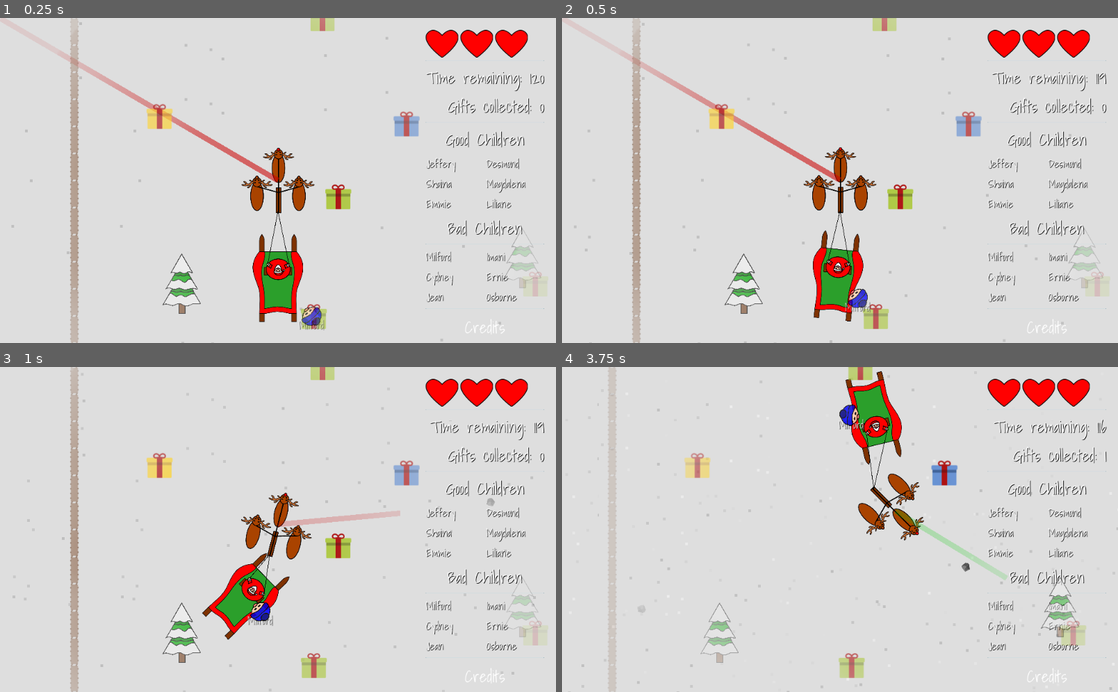
Above: before the commit, frames 1-4 (two rows, left to right).
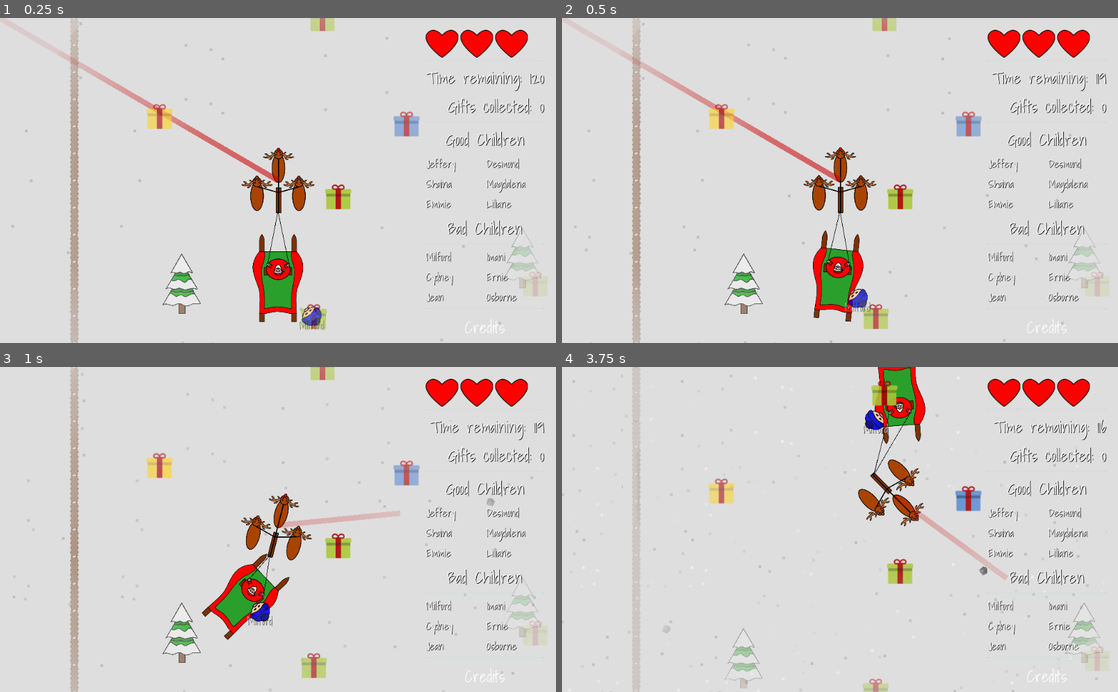
Above: after the commit, the same moments.

Repository: GameDrivenDesign/SebastHolyWandarousChristmasGame
Game: Godot game, scene res://scenes/world/world.tscn
The game is run twice, just before and just after one commit, with the same random seed, the same clock (stepped at 60 frames per second) and the same inputs. Sound files missing from this copy of the repository are replaced by a short silence.
Inputs (mouse positions are in pixels of both pictures, inside the frame that each line leads up to):
- Up to frame 1 (0.25 s): no input
- Up to frame 2 (0.5 s): no input
- Up to frame 3 (1 s): move the mouse to (400, 513) at 0.52 s; hold Right (right) from 0.53 s (still down); hold Right mouse button (coal_projectile) from 0.53 s (still down)
- Up to frame 4 (3.75 s): move the mouse to (728, 545) at 1.27 s; release Right (right) at 1.28 s; release Right mouse button (coal_projectile) at 1.28 s; hold Down (down) 1.28-2.03 s; right-click (728, 545) at 1.35 s; move the mouse to (895, 458) at 2.02 s; hold Right (right) 2.03-2.78 s; hold Ctrl (coal_projectile_full_auto_modifier) 2.03-2.78 s; right-click (895, 458) at 2.3 s; move the mouse to (812, 594) at 2.77 s; hold Up (up) 2.78-3.53 s; click (812, 594) at 2.85 s; right-click (812, 594) at 3.05 s; move the mouse to (1006, 578) at 3.52 s; hold Left (left) from 3.53 s (still down); hold Right mouse button (coal_projectile) from 3.53 s (still down)

Frame 1 is identical in both runs. In frame 2, 0.1% of the frame differs, in the area x 22-55%, y 21-94%; in frame 3, 1.1%; in frame 4, 12%, in the area x 0-100%, y 0-100%.

Commit message:
kids make sounds when they die

Diff:
--- a/scenes/dumb_kid/dumb_kid.gd
+++ b/scenes/dumb_kid/dumb_kid.gd
@@ -52,6 +52,8 @@
 			var collision_point = collision_info.position
 			var speed = (collision_info.collider_velocity - velocity).length()
 			if speed >= deadly_speed:
+				$aua.pitch_scale = (randi() % 5) * 0.2 + $aua.pitch_scale
+				$aua.playing = true
 				$collision_shape.disabled = true
 				$placeholder_rect.color = Color(0.8, 0, 0)
 				alive = false
--- a/scenes/dumb_kid/dumb_kid.tscn
+++ b/scenes/dumb_kid/dumb_kid.tscn
@@ -1,15 +1,16 @@
-[gd_scene load_steps=5 format=2]
+[gd_scene load_steps=6 format=2]
 
 [ext_resource path="res://scenes/dumb_kid/dumb_kid.gd" type="Script" id=1]
 [ext_resource path="res://fonts/font20.tres" type="DynamicFont" id=2]
 [ext_resource path="res://scenes/dumb_kid/kid_blue.svg" type="Texture" id=3]
+[ext_resource path="res://scenes/dumb_kid/aua.ogg" type="AudioStream" id=4]
 
 [sub_resource type="RectangleShape2D" id=1]
 
 custom_solver_bias = 0.0
 extents = Vector2( 10, 10 )
 
-[node name="dumb_kid" type="KinematicBody2D" groups=[
+[node name="dumb_kid" type="KinematicBody2D" index="0" groups=[
 "dumb_kids",
 ]]
 
@@ -80,3 +81,14 @@
 scale = Vector2( 0.0505527, 0.0505527 )
 texture = ExtResource( 3 )
 _sections_unfolded = [ "Transform" ]
+
+[node name="aua" type="AudioStreamPlayer2D" parent="." index="4"]
+
+stream = ExtResource( 4 )
+volume_db = 0.0
+pitch_scale = 0.8
+autoplay = false
+max_distance = 2000.0
+attenuation = 1.0
+bus = "Master"
+area_mask = 1
--- a/scenes/player/player.tscn
+++ b/scenes/player/player.tscn
@@ -18,7 +18,7 @@
 custom_solver_bias = 0.0
 extents = Vector2( 8.0004, 10 )
 
-[node name="player" type="RigidBody2D" index="0" groups=[
+[node name="player" type="RigidBody2D" groups=[
 "players",
 ]]
 
@@ -42,7 +42,7 @@
 angular_damp = 2.0
 script = ExtResource( 1 )
 _sections_unfolded = [ "Angular", "Collision", "Linear" ]
-speed = 21
+speed = 20
 rotation_speed = 8.0
 
 [node name="sprite" type="Sprite" parent="." index="0"]
@@ -104,7 +104,7 @@
 collision_layer = 32
 collision_mask = 33
 mode = 0
-mass = 0.03
+mass = 0.02
 friction = 0.8
 bounce = 0.0
 gravity_scale = 1.0
Not shown, added: scenes/dumb_kid/aua.ogg.import
Not shown, added: scenes/dumb_kid/aua.ogg
